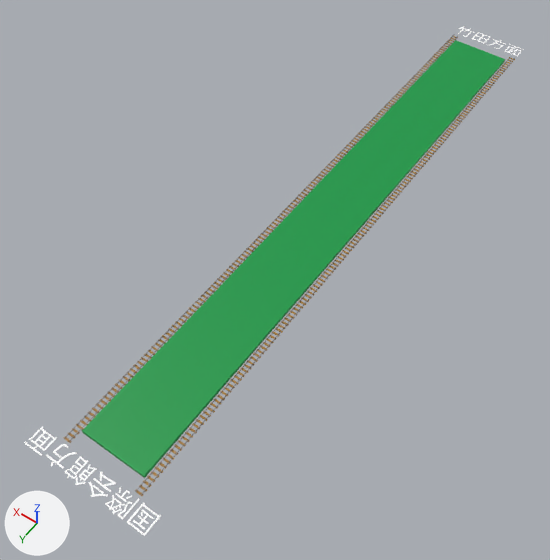
Before and after pictures for a commit that changed the FBX model Assets/Models/B3F.fbx.
Camera for both pictures: a camera (50 mm lens) standing at (24.2, 169.9, 100.8) and looking at (98.3, 66.1, -62.2). The axes (+X, +Y, +Z) are drawn at lower left. The lights are the same throughout. The first picture is the older version. Where no turn or scale is listed for an object, it has been applied to the vertices.

The older version as bpy lines, for what is in view:
```python
me_立方体_107 = bpy.data.meshes.new('立方体.107')
me_立方体_107.from_pydata([(-9.0, -88.0, 0.0), (-9.0, -88.0, 1.0), (-9.0, 88.0, -1.0), (-9.0, 88.0, 0.0), (9.0, -88.0, 0.0), (9.0, -88.0, 1.0), (9.0, 88.0, -1.0), (9.0, 88.0, 0.0)], [], [(0, 1, 3, 2), (2, 3, 7, 6), (6, 7, 5, 4), (4, 5, 1, 0), (2, 6, 4, 0), (7, 3, 1, 5)])
me_立方体_107.materials.append(mat_地下鉄線ホーム)  # green #009844
me_立方体_187 = bpy.data.meshes.new('立方体.187')
me_立方体_187.from_pydata(...)  # 2344 vertices, 2338 faces; spans x -1.0..1.0, y -92.0..91.0, z 0.0
# faces by material slot: [1462, 876]
me_立方体_187.materials.append(mat_レール)  # grey #8c8989
me_立方体_187.materials.append(mat_枕木)  # brown #a57a31
me_立方体_212 = bpy.data.meshes.new('立方体.212')
me_立方体_212.from_pydata(...)  # 2344 vertices, 2338 faces; spans x -1.0..1.0, y -92.0..91.0, z 0.0
# faces by material slot: [1462, 876]
me_立方体_212.materials.append(mat_レール)  # grey #8c8989
me_立方体_212.materials.append(mat_枕木)  # brown #a57a31
ob_地下鉄ホーム = bpy.data.objects.new('地下鉄ホーム', me_立方体_107)
ob_地下鉄ホーム.location = (94.0, 44.0, -51.0)
ob_狭軌レール = bpy.data.objects.new('狭軌レール', me_立方体_187)
ob_狭軌レール.location = (83.6, 44.4, -51.0)
ob_狭軌レール_015 = bpy.data.objects.new('狭軌レール.015', me_立方体_212)
ob_狭軌レール_015.location = (104.3, 44.4, -51.0)
# also in view: '国際会館方面' at (94.0, 138.9, -51.0)
```
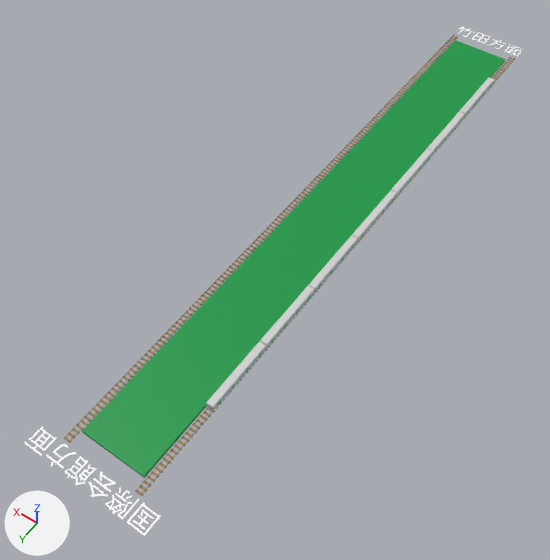
Commit message: update: 地下鉄20系のモデルを追加し、階層別モデルに移動

Pixel boxes [x1, y1, x2, y2] of what changed, in the pictures (550 x 560 px):
'地下鉄20', added: after [206, 78, 494, 411]
    faces in mat_地下鉄20 (light grey #d3d3d3): [206, 78, 494, 411]
    faces in mat_地下鉄20窓 (blue #8dc2e7): [207, 83, 492, 409]
    faces in mat_地下鉄20緑 (green #59c57c): [217, 84, 491, 405]
'狭軌レール', unchanged, covered by the edit: [135, 57, 515, 496] in both

The change in detail:
Material '地下鉄20緑' (mat_地下鉄20緑) is new.
Its base color is (0.1, 0.558, 0.203) (green #59c57c).
Material '地下鉄20窓' (mat_地下鉄20窓) is new.
Its base color is (0.266, 0.537, 0.8) (blue #8dc2e7).
Material '地下鉄20' (mat_地下鉄20) is new.
Its base color is (0.654, 0.654, 0.654) (light grey #d3d3d3).
Material '地下鉄20車体下' (mat_地下鉄20車体下) is new.
Its base color is (0.155, 0.155, 0.155) (dark grey #6e6e6e).
Material '地下鉄20黒' (mat_地下鉄20黒) is new.
Its base color is (0.00925, 0.00925, 0.00925) (black #181818).
Mesh me_立方体_185 is new.
It has 11424 vertices, 7361 faces and spans x -1.0..1.0, y -10.0..131.6, z -1.0..1.0.
Faces by material slot: [6132, 161, 864, 165, 39].
It uses material mat_地下鉄20 (light grey #d3d3d3).
It uses material mat_地下鉄20緑 (green #59c57c).
It uses material mat_地下鉄20車体下 (dark grey #6e6e6e).
It uses material mat_地下鉄20窓 (blue #8dc2e7).
It uses material mat_地下鉄20黒 (black #181818).
Object '地下鉄20' (ob_地下鉄20) is new; it shows me_立方体_185.
Its location is (83.6, -20.0, -49.7).
